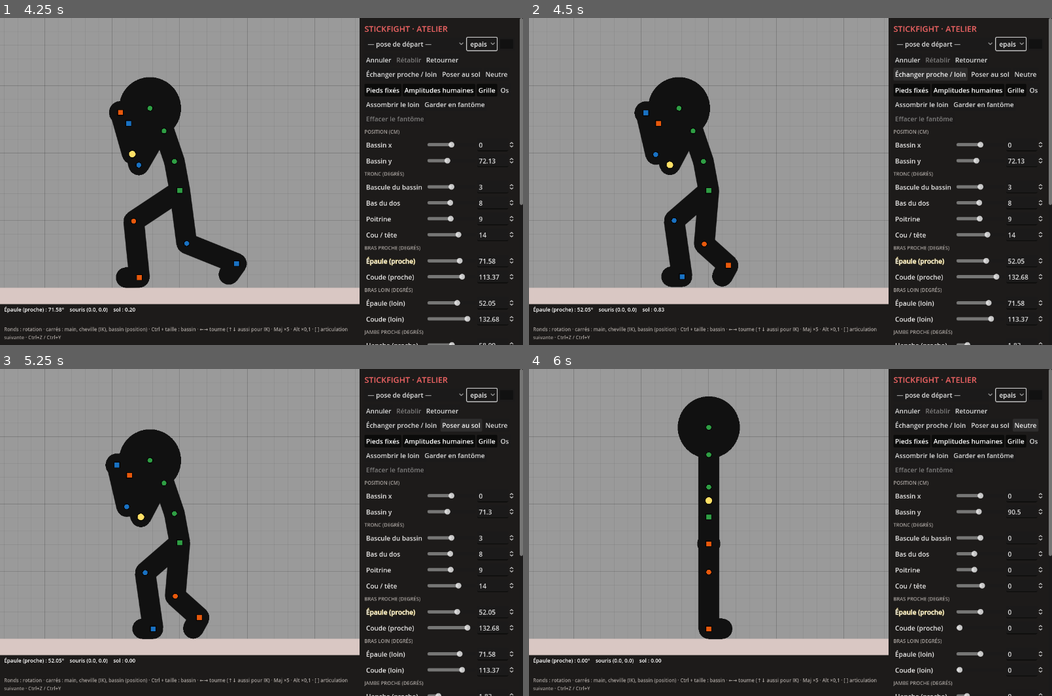
Above: before the commit, frames 1-4 (two rows, left to right).
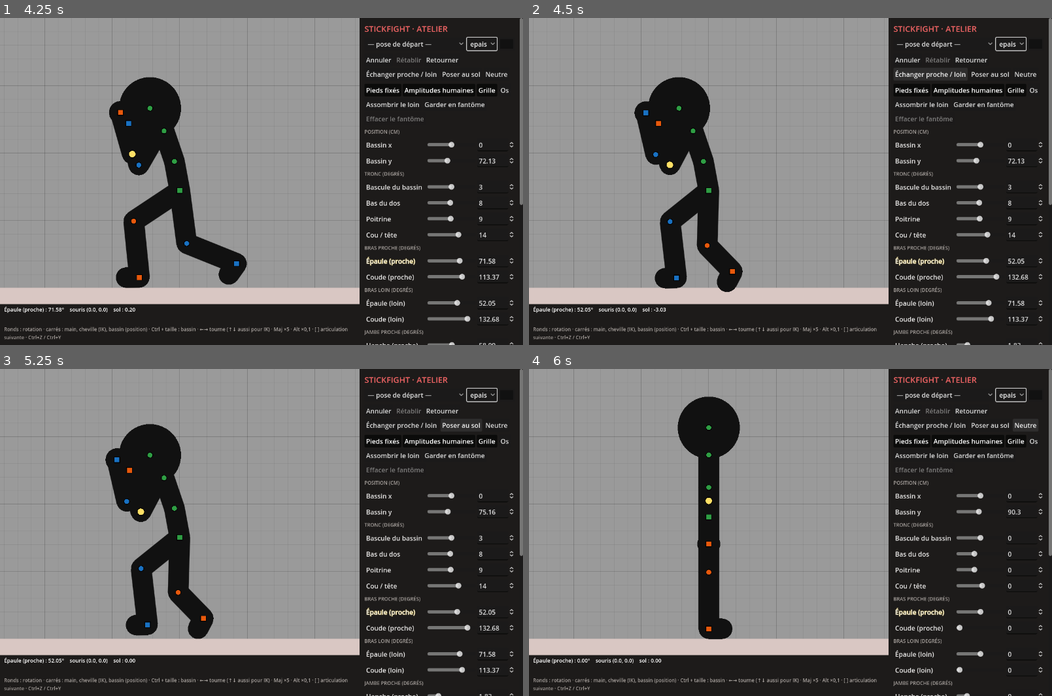
Above: after the commit, the same moments.

Repository: IzumiH2005/Testing
Game: Godot game, scene res://scenes/atelier.tscn
The game is run twice, just before and just after one commit, with the same random seed, the same clock (stepped at 60 frames per second) and the same inputs.
Inputs:
- Up to frame 1 (4.25 s): click "— pose de départ —" at 0.5 s; click "epais" at 1.25 s; click "Retourner" at 2 s; click "Annuler" at 2.75 s; click "Rétablir" at 3.5 s
- Up to frame 2 (4.5 s): click "Échanger proche / loin" at 4.25 s
- Up to frame 3 (5.25 s): click "Poser au sol" at 5 s
- Up to frame 4 (6 s): click "Neutre" at 5.75 s

Frame 1 is identical in both runs. In frame 2, 0.9% of the frame differs, in the area x 23-41%, y 51-90%; in frame 3, 2.0%, in the area x 20-95%, y 16-83%; in frame 4, less than 0.1%.

Commit message:
Largeur de hanche : chaque cuisse s'ouvre de 4° (les pieds restent sous leur hanche, vus de face) ; gardes recalées (±12 + 4) ; règle ajoutée à l'anatomie
Co-Authored-By: Claude Opus 5.5 <noreply@anthropic.com>
Claude-Session: https://claude.ai/code/session_01JhXcjFCwfyugdZYqFhQ7S3

Diff:
--- a/stickfight/poses/garde.json
+++ b/stickfight/poses/garde.json
@@ -27,8 +27,8 @@
     "epauleF_haut": 4,
     "armF_p": 3,
     "armN_p": -8,
-    "thighF_p": -16,
-    "thighN_p": 16,
+    "thighF_p": -12,
+    "thighN_p": 12,
     "thighF_r": -35,
     "thighN_r": -5
   }
--- a/stickfight/poses/garde_ouverte.json
+++ b/stickfight/poses/garde_ouverte.json
@@ -26,8 +26,8 @@
     "epauleF_haut": 2,
     "armF_p": 4,
     "armN_p": -5,
-    "thighF_p": -16,
-    "thighN_p": 16,
+    "thighF_p": -12,
+    "thighN_p": 12,
     "thighF_r": -35,
     "thighN_r": -5
   }
--- a/stickfight/scripts/stick_rig.gd
+++ b/stickfight/scripts/stick_rig.gd
@@ -111,6 +111,8 @@
 ## Coude, genou : charnières. Ils ne plient que dans un plan (celui que donne
 ## la rotation du segment parent) : pas de profondeur propre.
 const CHARNIERES := ["foreN", "foreF", "shinN", "shinF"]
+## Ouverture neutre de chaque cuisse (degrés) : remplace la largeur du bassin (voir solve).
+const LARGEUR_HANCHE := 4.0
 ## Limites des canaux 3D (degrés), par « canal:os sans côté ». Profondeur du
 ## bras : vers la caméra = abduction (bras écarté du corps, jusqu'à 90°), à
 ## l'opposé = adduction (bras qui passe devant le buste, 40°). Cuisse :
@@ -242,6 +244,14 @@
 	for b in BONES:
 		# Charnière (coude, genou) : aucune profondeur propre.
 		var prof_os: float = 0.0 if b.id in CHARNIERES else angle(p, b.id + PROF)
+		# Largeur de hanche : les deux jambes partent d'un seul point (apparence du
+		# personnage), alors qu'un vrai bassin a deux hanches écartées. Chaque cuisse
+		# s'ouvre donc d'un angle neutre vers l'extérieur pour que les pieds tombent
+		# sous les hanches (vue de face). thigh*_p se compte à partir de là.
+		if b.id == "thighN":
+			prof_os += LARGEUR_HANCHE
+		elif b.id == "thighF":
+			prof_os -= LARGEUR_HANCHE
 		var B: Basis = basis[b.parent] * RZ.call(b.rest + b.sign * angle(p, b.id)) * RY.call(prof_os)
 		if b.id.begins_with("arm") or b.id.begins_with("thigh"):
 			B = B * RX.call(angle(p, b.id + ROT))
Not shown, changed: stickfight/analyses/anatomie.md
Not shown, changed: stickfight/analyses/gardes.md
